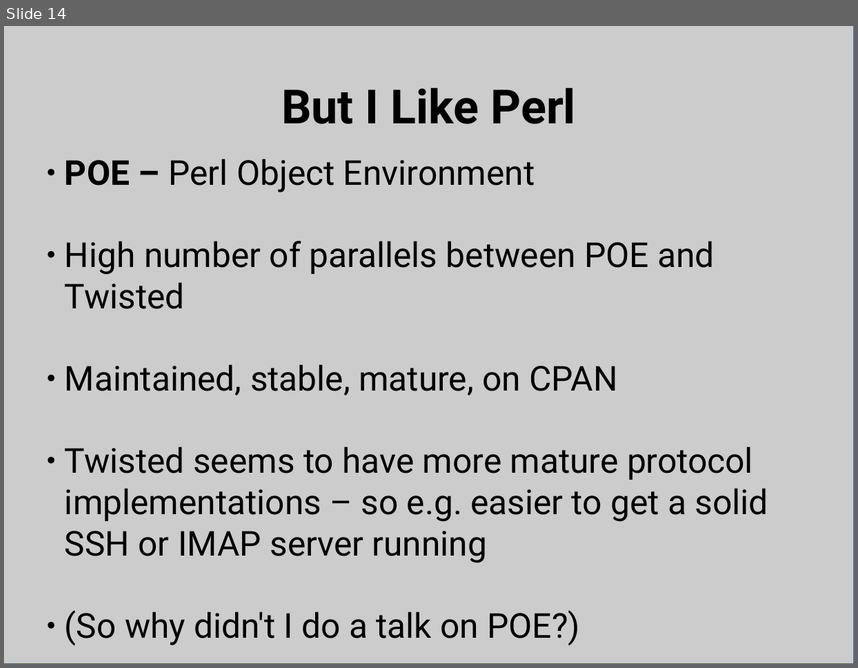
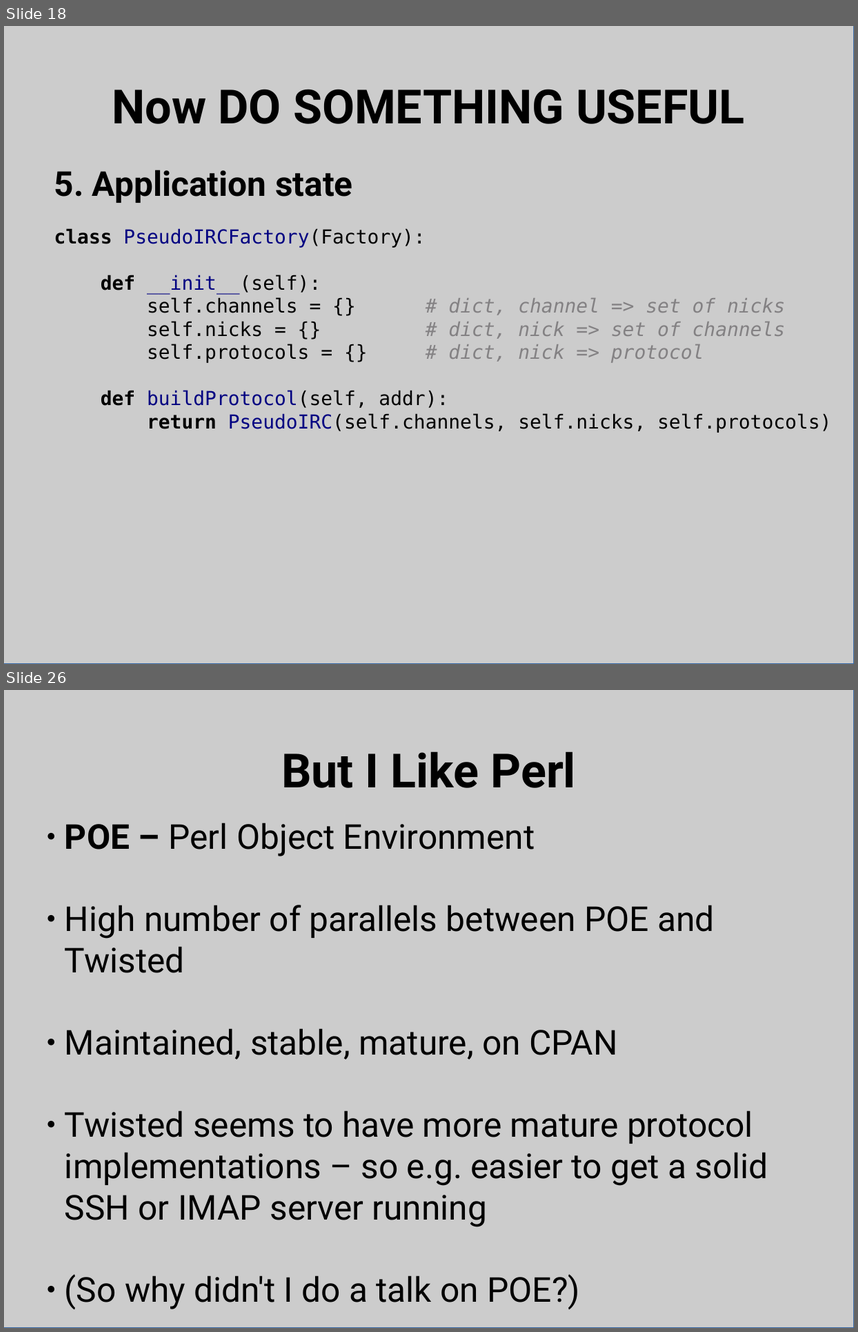
Before and after one commit to bpetering/linuxsa-talk-twisted, a slide deck: twisted_talk.odp. Shown one above the other, each under a label of ours: slide 14 before the commit, slides 18 and 26 after it; the slides between them are not shown. The pictures are 858x668 and 858x1332 pixels, drawn with LibreOffice and Linux fonts; fonts in the diff are those of the drawing. Boxes give left, top, right and bottom in pixels: in the first picture for what was removed or moved away, otherwise in the second. Text is boxed around its words. In the diff, an @@ line names an element or a change of style, - is before the commit and + after.

```diff
--- a/twisted_talk.odp
+++ b/twisted_talk.odp
@@ slide 18 added at box(4, 26, 854, 664), background #FFFFFF @@
@@ rectangle added at box(4, 26, 854, 664), fill #CCCCCC, outline #3465A4 0 pt @@
@@ title added at box(112, 89, 745, 124), 44 pt, text #000000, bold @@
+Now DO SOMETHING USEFUL
@@ text added at box(54, 170, 353, 203), 32 pt, text #000000, bold @@
+5. Application state
@@ text added at box(54, 228, 831, 432), 18 pt, text #000000 @@
+class PseudoIRCFactory(Factory):
+def __init__(self):
+self.channels = {} # dict, channel => set of nicks
+self.nicks = {} # dict, nick => set of channels
+self.protocols = {} # dict, nick => protocol
+def buildProtocol(self, addr):
+return PseudoIRC(self.channels, self.nicks, self.protocols)
@@ what was slide 14 is now slide 26 @@
```
Also in this commit, not shown: 10 slides changed, 12 other slides added, 1 slide removed, 4 other files.
